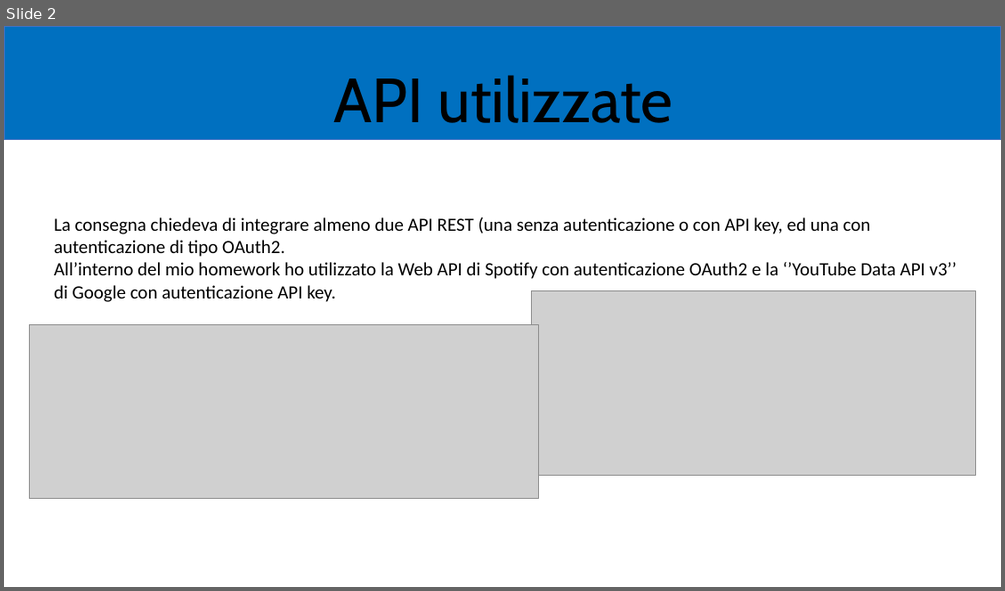
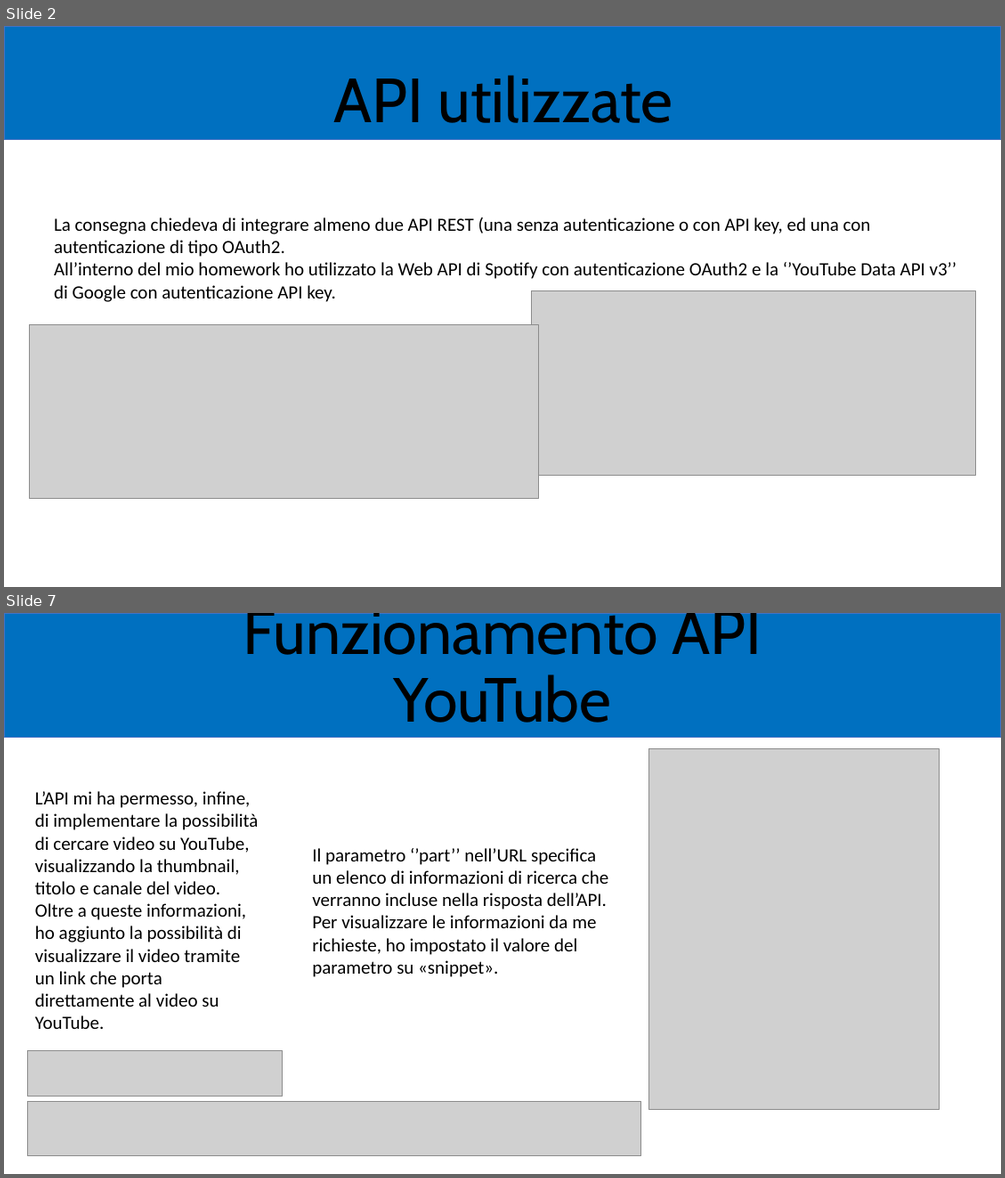
Before and after one commit to zChronoX/mhw3, a slide deck: mhw3.pptx. Shown one above the other, each under a label of ours: slide 2 before the commit, slides 2 and 7 after it; the slides between them are not shown. The pictures are 1005x591 and 1005x1178 pixels, drawn with LibreOffice and Linux fonts; fonts in the diff are those of the drawing; grey boxes stand for pictures. Boxes give left, top, right and bottom in pixels: in the first picture for what was removed or moved away, otherwise in the second. Text is boxed around its words. In the diff, an @@ line names an element or a change of style, - is before the commit and + after.

```diff
--- a/mhw3.pptx
+++ b/mhw3.pptx
@@ slide 7 added at [4,613,1001,1174], background #FFFFFF @@
@@ rectangle added at [4,613,1001,738], fill #0070C0, outline #4472C4 1 pt @@
@@ title added at [243,613,762,722], 60 pt, text #000000 @@
+Funzionamento API YouTube
@@ picture added at [648,749,938,1111] @@
@@ text added at [35,791,259,1029], 18 pt, text #000000 @@
+L’API mi ha permesso, infine, di implementare la possibilità di cercare video su YouTube, visualizzando la thumbnail, titolo e canale del video. Oltre a queste informazioni, ho aggiunto la possibilità di visualizzare il video tramite un link che porta direttamente al video su YouTube.
@@ text added at [312,848,608,977], 18 pt, text #000000 @@
+Il parametro ‘’part’’ nell’URL specifica un elenco di informazioni di ricerca che verranno incluse nella risposta dell’API. Per visualizzare le informazioni da me richieste, ho impostato il valore del parametro su «snippet».
@@ picture added at [28,1051,283,1095] @@
@@ picture added at [28,1102,641,1156] @@
```
Also in this commit, not shown: 6 other slides added, 8 slides removed.
